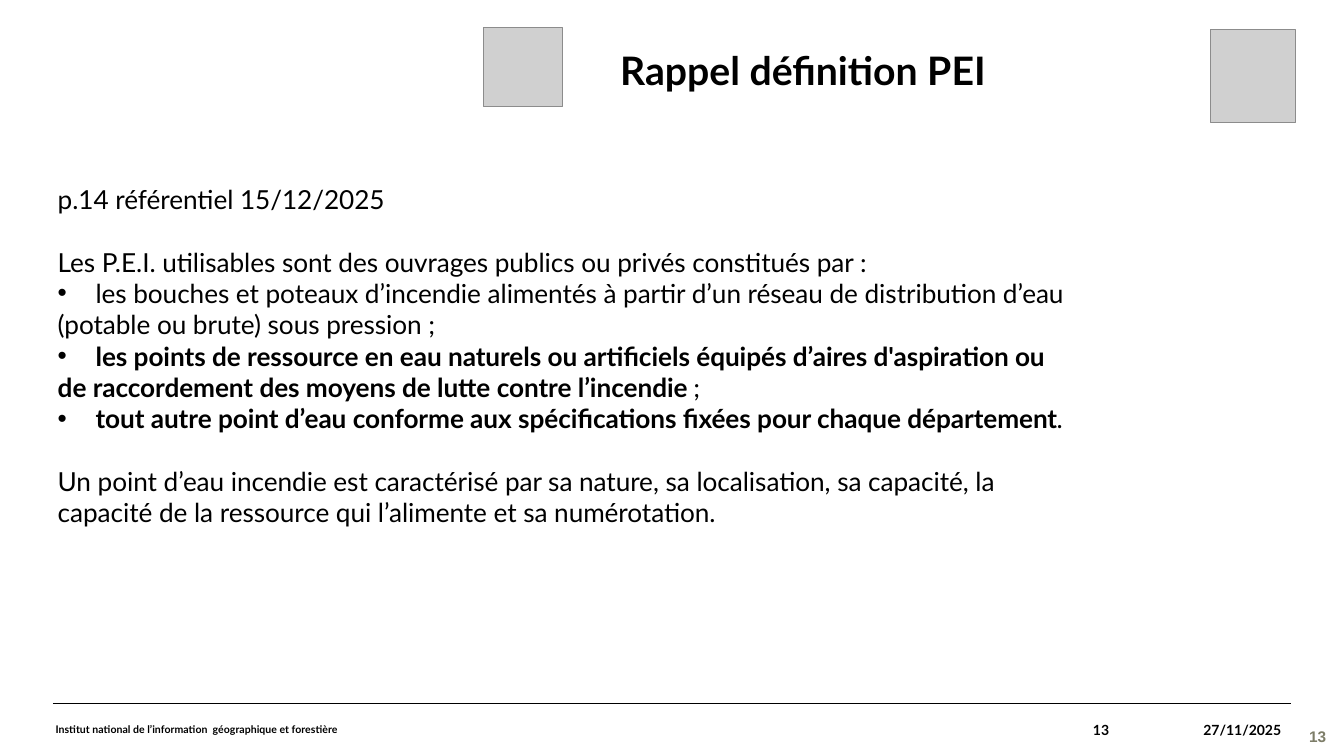
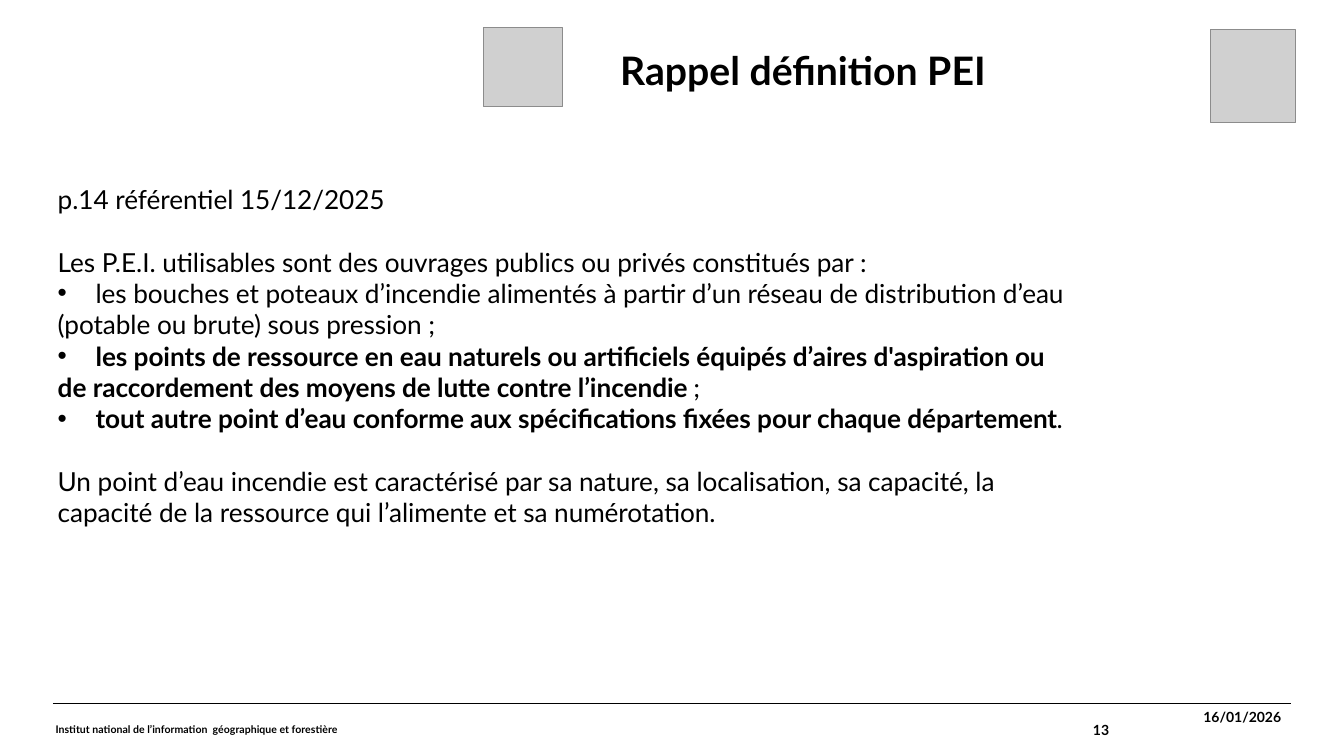
Before and after one commit to cnigfr/DessertesEnForet-schema, a slide deck: slide 13 of suivi/2026-01-16_2eme_reunion_points_d_eau/GT Dessertes - Points d'eau #2 16.01.2026.pptx. Drawn at 1344x756 pixels with LibreOffice and Linux fonts; fonts in the diff are those of the drawing; grey boxes stand for pictures; background and template pictures are left out. Boxes give left, top, right and bottom in pixels: in the first picture for what was removed or moved away, otherwise in the second. Text is boxed around its words. In the diff, an @@ line names an element or a change of style, - is before the commit and + after.

```diff
--- a/suivi/2026-01-16_2eme_reunion_points_d_eau/GT Dessertes - Points d'eau #2 16.01.2026.pptx
+++ b/suivi/2026-01-16_2eme_reunion_points_d_eau/GT Dessertes - Points d'eau #2 16.01.2026.pptx
@@ text "16/01/2026" at <box>1203,711,1281,723</box>: vertical alignment middle to top @@
@@ text at <box>1203,711,1281,723</box>: text changed @@
-27/11/2025
+16/01/2026
@@ page number removed at <box>1309,731,1326,742</box> @@
-13
```
Also in this commit, not shown: 16 other slides changed, 2 other files.
